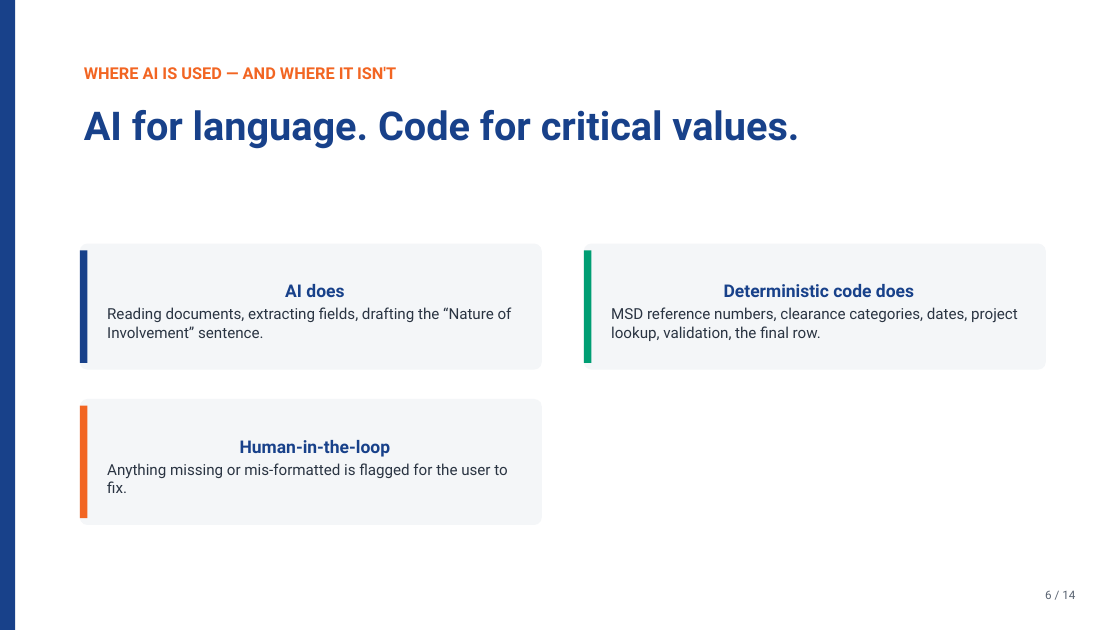
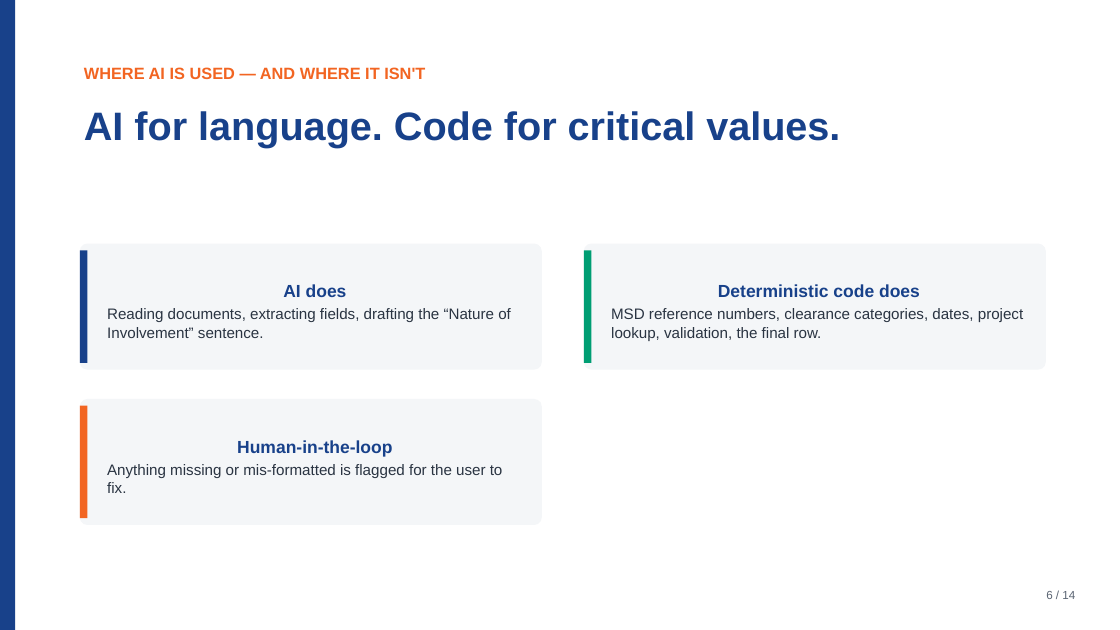
Before and after one commit to notmaineyy/ayyeye, a slide deck: slide 6 of pitch/acres_pitch_deck.pptx. Drawn at 1120x630 pixels with LibreOffice and Linux fonts; fonts in the diff are those of the drawing. Boxes give left, top, right and bottom in pixels: in the first picture for what was removed or moved away, otherwise in the second. Text is boxed around its words. In the diff, an @@ line names an element or a change of style, - is before the commit and + after.

```diff
--- a/pitch/acres_pitch_deck.pptx
+++ b/pitch/acres_pitch_deck.pptx
@@ font Roboto to Arial in 6 elements at [84, 67, 425, 79], [84, 111, 840, 147], [80, 244, 542, 370], [584, 244, 1046, 370], [80, 399, 542, 525], [1046, 591, 1075, 599] @@
```
Also in this commit, not shown: 13 other slides changed, 3 other files.
